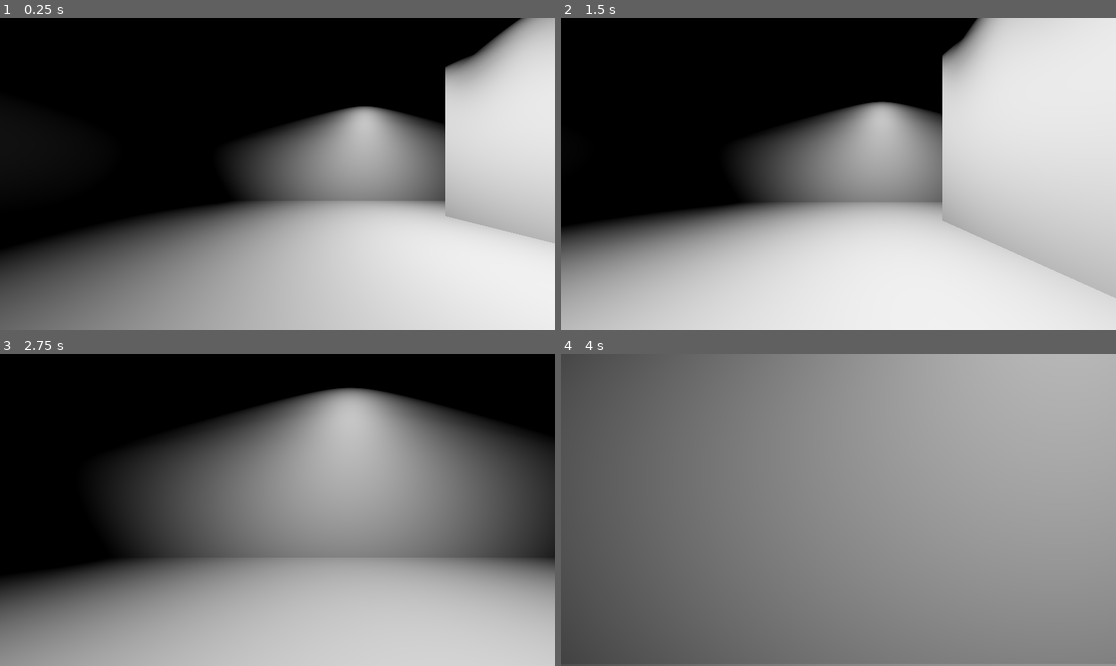
Above: before the commit, frames 1-4 (two rows, left to right).
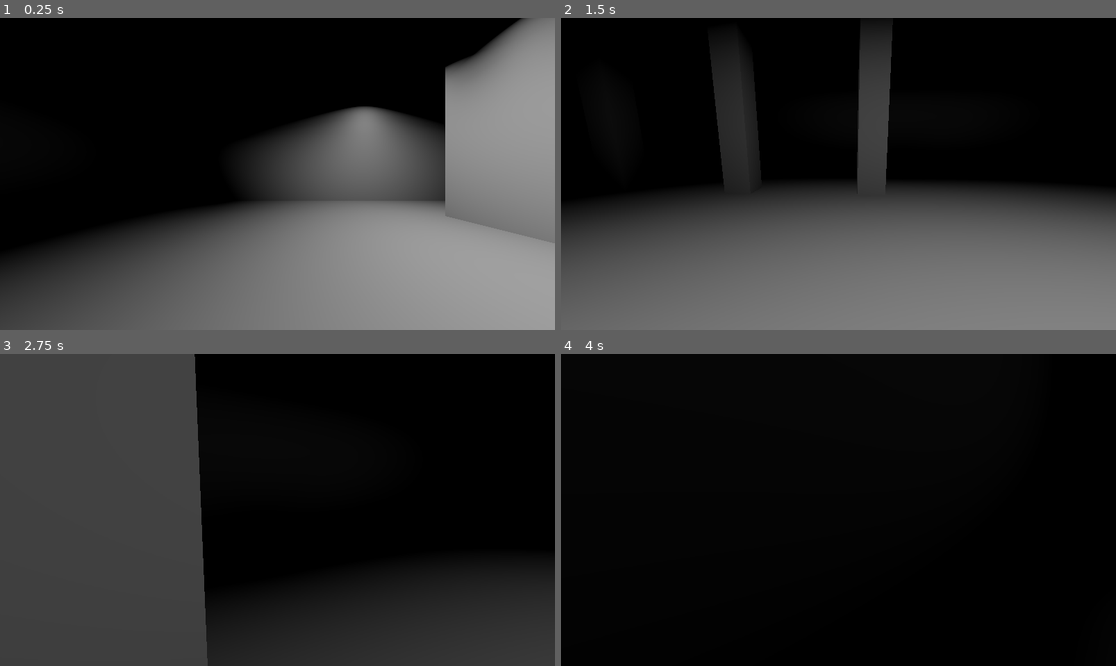
Above: after the commit, the same moments.

Repository: Simplexeon/visual-world
Game: Godot game, scene res://main.tscn
Two runs of this game, one before a commit and one after it. Both use one fixed random seed, a clock stepped at 60 frames per second and the inputs below. The engine's default icon, where the game draws it, is replaced by a stand-in: a white triangle on a blue panel in a dark square.
Inputs (mouse positions are in pixels of both pictures, inside the frame that each line leads up to):
- Up to frame 1 (0.25 s): no input
- Up to frame 2 (1.5 s): tap Enter at 0.5 s; move the mouse to (960, 158) at 0.52 s; hold H (right) 0.53-1.28 s; click (960, 158) at 0.67 s; move the mouse to (810, 174) at 1.27 s; hold D (forward) from 1.28 s (still down); click (810, 174) at 1.42 s
- Up to frame 3 (2.75 s): keep holding D (forward); move the mouse to (288, 503) at 2.02 s; click (288, 503) at 2.17 s
- Up to frame 4 (4 s): keep holding D (forward); move the mouse to (832, 516) at 2.77 s; click (832, 516) at 2.92 s; move the mouse to (877, 513) at 3.52 s; click (877, 513) at 3.67 s

The runs differ from the first frame. In frame 1, 54% of the frame differs, in the area x 0-100%, y 0-100%; in frame 2, 70%; in frame 3, 83%; in frame 4, 100%.

Commit message:
Finished creating base of the display world

Diff:
--- a/main.tscn
+++ b/main.tscn
@@ -1,7 +1,12 @@
-[gd_scene load_steps=3 format=3 uid="uid://fnnahimtwfap"]
+[gd_scene load_steps=6 format=3 uid="uid://fnnahimtwfap"]
 
 [ext_resource type="Material" uid="uid://dnieh77dyh4ot" path="res://materials/walls.tres" id="1_miht2"]
 [ext_resource type="PackedScene" uid="uid://bdu5f60gamh0i" path="res://nodes/player/player.tscn" id="2_r5r4s"]
+[ext_resource type="PackedScene" uid="uid://cpryxfj87j1jg" path="res://pieces/art_display_3d/art_display_3d.tscn" id="3_wkk5x"]
+[ext_resource type="PackedScene" uid="uid://csdn0tiq77b3o" path="res://pieces/10000_things/10000_things.tscn" id="4_487vk"]
+
+[sub_resource type="ViewportTexture" id="ViewportTexture_51vp1"]
+viewport_path = NodePath("DisplayWindow")
 
 [node name="Main" type="Node3D"]
 
@@ -72,442 +77,445 @@
 
 [node name="Lighting" type="Node3D" parent="World"]
 
-[node name="LightmapGI" type="LightmapGI" parent="World/Lighting"]
-bounce_indirect_energy = 0.5
-directional = true
-denoiser_strength = 0.15
-
 [node name="SpotLight3D" type="SpotLight3D" parent="World/Lighting"]
 transform = Transform3D(1, 0, 0, 0, -4.37114e-08, 1, 0, -1, -4.37114e-08, -4, 7.48761, 0)
-light_energy = 2.0
+light_energy = 0.8
 spot_range = 14.0
 spot_angle = 74.8765
 
 [node name="SpotLight3D2" type="SpotLight3D" parent="World/Lighting"]
 transform = Transform3D(1, 0, 0, 0, -4.37114e-08, 1, 0, -1, -4.37114e-08, -4, 7.48761, 4)
-light_energy = 2.0
+light_energy = 0.8
 spot_range = 14.0
 spot_angle = 74.8765
 
 [node name="SpotLight3D3" type="SpotLight3D" parent="World/Lighting"]
 transform = Transform3D(1, 0, 0, 0, -4.37114e-08, 1, 0, -1, -4.37114e-08, -4, 7.48761, 8)
-light_energy = 2.0
+light_energy = 0.8
 spot_range = 14.0
 spot_angle = 74.8765
 
 [node name="SpotLight3D4" type="SpotLight3D" parent="World/Lighting"]
 transform = Transform3D(1, 0, 0, 0, -4.37114e-08, 1, 0, -1, -4.37114e-08, -4, 7.48761, 12)
-light_energy = 2.0
+light_energy = 0.8
 spot_range = 14.0
 spot_angle = 74.8765
 
 [node name="SpotLight3D5" type="SpotLight3D" parent="World/Lighting"]
 transform = Transform3D(1, 0, 0, 0, -4.37114e-08, 1, 0, -1, -4.37114e-08, -4, 7.48761, 16)
-light_energy = 2.0
+light_energy = 0.8
 spot_range = 14.0
 spot_angle = 74.8765
 
 [node name="SpotLight3D6" type="SpotLight3D" parent="World/Lighting"]
 transform = Transform3D(1, 0, 0, 0, -4.37114e-08, 1, 0, -1, -4.37114e-08, 0, 7.48761, 0)
-light_energy = 2.0
+light_energy = 0.8
 spot_range = 14.0
 spot_angle = 74.8765
 
 [node name="SpotLight3D7" type="SpotLight3D" parent="World/Lighting"]
 transform = Transform3D(1, 0, 0, 0, -4.37114e-08, 1, 0, -1, -4.37114e-08, 0, 7.48761, 4)
-light_energy = 2.0
+light_energy = 0.8
 spot_range = 14.0
 spot_angle = 74.8765
 
 [node name="SpotLight3D8" type="SpotLight3D" parent="World/Lighting"]
 transform = Transform3D(1, 0, 0, 0, -4.37114e-08, 1, 0, -1, -4.37114e-08, 0, 7.48761, 8)
-light_energy = 2.0
+light_energy = 0.8
 spot_range = 14.0
 spot_angle = 74.8765
 
 [node name="SpotLight3D9" type="SpotLight3D" parent="World/Lighting"]
 transform = Transform3D(1, 0, 0, 0, -4.37114e-08, 1, 0, -1, -4.37114e-08, 0, 7.48761, 12)
-light_energy = 2.0
+light_energy = 0.8
 spot_range = 14.0
 spot_angle = 74.8765
 
 [node name="SpotLight3D10" type="SpotLight3D" parent="World/Lighting"]
 transform = Transform3D(1, 0, 0, 0, -4.37114e-08, 1, 0, -1, -4.37114e-08, 0, 7.48761, 16)
-light_energy = 2.0
+light_energy = 0.8
 spot_range = 14.0
 spot_angle = 74.8765
 
 [node name="SpotLight3D11" type="SpotLight3D" parent="World/Lighting"]
 transform = Transform3D(1, 0, 0, 0, -4.37114e-08, 1, 0, -1, -4.37114e-08, 3, 7.48761, 0)
-light_energy = 2.0
+light_energy = 0.8
 spot_range = 14.0
 spot_angle = 74.8765
 
 [node name="SpotLight3D12" type="SpotLight3D" parent="World/Lighting"]
 transform = Transform3D(1, 0, 0, 0, -4.37114e-08, 1, 0, -1, -4.37114e-08, 3, 7.48761, 4)
-light_energy = 2.0
+light_energy = 0.8
 spot_range = 14.0
 spot_angle = 74.8765
 
 [node name="SpotLight3D13" type="SpotLight3D" parent="World/Lighting"]
 transform = Transform3D(1, 0, 0, 0, -4.37114e-08, 1, 0, -1, -4.37114e-08, 3, 7.48761, 8)
-light_energy = 2.0
+light_energy = 0.8
 spot_range = 14.0
 spot_angle = 74.8765
 
 [node name="SpotLight3D14" type="SpotLight3D" parent="World/Lighting"]
 transform = Transform3D(1, 0, 0, 0, -4.37114e-08, 1, 0, -1, -4.37114e-08, 3, 7.48761, 12)
-light_energy = 2.0
+light_energy = 0.8
 spot_range = 14.0
 spot_angle = 74.8765
 
 [node name="SpotLight3D15" type="SpotLight3D" parent="World/Lighting"]
 transform = Transform3D(1, 0, 0, 0, -4.37114e-08, 1, 0, -1, -4.37114e-08, 3, 7.48761, 16)
-light_energy = 2.0
+light_energy = 0.8
 spot_range = 14.0
 spot_angle = 74.8765
 
 [node name="SpotLight3D16" type="SpotLight3D" parent="World/Lighting"]
 transform = Transform3D(1, 0, 0, 0, -4.37114e-08, 1, 0, -1, -4.37114e-08, 7, 7.48761, 0)
-light_energy = 2.0
+light_energy = 0.8
 spot_range = 14.0
 spot_angle = 74.8765
 
 [node name="SpotLight3D21" type="SpotLight3D" parent="World/Lighting"]
 transform = Transform3D(1, 0, 0, 0, -4.37114e-08, 1, 0, -1, -4.37114e-08, -4, 7.48761, 0)
-light_energy = 2.0
+light_energy = 0.8
 spot_range = 14.0
 spot_angle = 74.8765
 
 [node name="SpotLight3D22" type="SpotLight3D" parent="World/Lighting"]
 transform = Transform3D(1, 0, 0, 0, -4.37114e-08, 1, 0, -1, -4.37114e-08, -4, 7.48761, 4)
-light_energy = 2.0
+light_energy = 0.8
 spot_range = 14.0
 spot_angle = 74.8765
 
 [node name="SpotLight3D23" type="SpotLight3D" parent="World/Lighting"]
 transform = Transform3D(1, 0, 0, 0, -4.37114e-08, 1, 0, -1, -4.37114e-08, -4, 7.48761, 8)
-light_energy = 2.0
+light_energy = 0.8
 spot_range = 14.0
 spot_angle = 74.8765
 
 [node name="SpotLight3D24" type="SpotLight3D" parent="World/Lighting"]
 transform = Transform3D(1, 0, 0, 0, -4.37114e-08, 1, 0, -1, -4.37114e-08, -4, 7.48761, 12)
-light_energy = 2.0
+light_energy = 0.8
 spot_range = 14.0
 spot_angle = 74.8765
 
 [node name="SpotLight3D25" type="SpotLight3D" parent="World/Lighting"]
 transform = Transform3D(1, 0, 0, 0, -4.37114e-08, 1, 0, -1, -4.37114e-08, -4, 7.48761, 16)
-light_energy = 2.0
+light_energy = 0.8
 spot_range = 14.0
 spot_angle = 74.8765
 
 [node name="SpotLight3D26" type="SpotLight3D" parent="World/Lighting"]
 transform = Transform3D(1, 0, 0, 0, -4.37114e-08, 1, 0, -1, -4.37114e-08, 0, 7.48761, 0)
-light_energy = 2.0
+light_energy = 0.8
 spot_range = 14.0
 spot_angle = 74.8765
 
 [node name="SpotLight3D27" type="SpotLight3D" parent="World/Lighting"]
 transform = Transform3D(1, 0, 0, 0, -4.37114e-08, 1, 0, -1, -4.37114e-08, 0, 7.48761, 4)
-light_energy = 2.0
+light_energy = 0.8
 spot_range = 14.0
 spot_angle = 74.8765
 
 [node name="SpotLight3D28" type="SpotLight3D" parent="World/Lighting"]
 transform = Transform3D(1, 0, 0, 0, -4.37114e-08, 1, 0, -1, -4.37114e-08, 0, 7.48761, 8)
-light_energy = 2.0
+light_energy = 0.8
 spot_range = 14.0
 spot_angle = 74.8765
 
 [node name="SpotLight3D29" type="SpotLight3D" parent="World/Lighting"]
 transform = Transform3D(1, 0, 0, 0, -4.37114e-08, 1, 0, -1, -4.37114e-08, 0, 7.48761, 12)
-light_energy = 2.0
+light_energy = 0.8
 spot_range = 14.0
 spot_angle = 74.8765
 
 [node name="SpotLight3D30" type="SpotLight3D" parent="World/Lighting"]
 transform = Transform3D(1, 0, 0, 0, -4.37114e-08, 1, 0, -1, -4.37114e-08, 0, 7.48761, 16)
-light_energy = 2.0
+light_energy = 0.8
 spot_range = 14.0
 spot_angle = 74.8765
 
 [node name="SpotLight3D31" type="SpotLight3D" parent="World/Lighting"]
 transform = Transform3D(1, 0, 0, 0, -4.37114e-08, 1, 0, -1, -4.37114e-08, 3, 7.48761, 0)
-light_energy = 2.0
+light_energy = 0.8
 spot_range = 14.0
 spot_angle = 74.8765
 
 [node name="SpotLight3D32" type="SpotLight3D" parent="World/Lighting"]
 transform = Transform3D(1, 0, 0, 0, -4.37114e-08, 1, 0, -1, -4.37114e-08, 3, 7.48761, 4)
-light_energy = 2.0
+light_energy = 0.8
 spot_range = 14.0
 spot_angle = 74.8765
 
 [node name="SpotLight3D33" type="SpotLight3D" parent="World/Lighting"]
 transform = Transform3D(1, 0, 0, 0, -4.37114e-08, 1, 0, -1, -4.37114e-08, 3, 7.48761, 8)
-light_energy = 2.0
+light_energy = 0.8
 spot_range = 14.0
 spot_angle = 74.8765
 
 [node name="SpotLight3D34" type="SpotLight3D" parent="World/Lighting"]
 transform = Transform3D(1, 0, 0, 0, -4.37114e-08, 1, 0, -1, -4.37114e-08, 3, 7.48761, 12)
-light_energy = 2.0
+light_energy = 0.8
 spot_range = 14.0
 spot_angle = 74.8765
 
 [node name="SpotLight3D35" type="SpotLight3D" parent="World/Lighting"]
 transform = Transform3D(1, 0, 0, 0, -4.37114e-08, 1, 0, -1, -4.37114e-08, 3, 7.48761, 16)
-light_energy = 2.0
+light_energy = 0.8
 spot_range = 14.0
 spot_angle = 74.8765
 
 [node name="SpotLight3D36" type="SpotLight3D" parent="World/Lighting"]
 transform = Transform3D(1, 0, 0, 0, -4.37114e-08, 1, 0, -1, -4.37114e-08, 7, 7.48761, 0)
-light_energy = 2.0
+light_energy = 0.8
 spot_range = 14.0
 spot_angle = 74.8765
 
 [node name="SpotLight3D17" type="SpotLight3D" parent="World/Lighting"]
 transform = Transform3D(1, 0, 0, 0, -4.37114e-08, 1, 0, -1, -4.37114e-08, 7, 7.48761, 4)
-light_energy = 2.0
+light_energy = 0.8
 spot_range = 14.0
 spot_angle = 74.8765
 
 [node name="SpotLight3D18" type="SpotLight3D" parent="World/Lighting"]
 transform = Transform3D(1, 0, 0, 0, -4.37114e-08, 1, 0, -1, -4.37114e-08, 7, 7.48761, 8)
-light_energy = 2.0
+light_energy = 0.8
 spot_range = 14.0
 spot_angle = 74.8765
 
 [node name="SpotLight3D19" type="SpotLight3D" parent="World/Lighting"]
 transform = Transform3D(1, 0, 0, 0, -4.37114e-08, 1, 0, -1, -4.37114e-08, 7, 7.48761, 12)
-light_energy = 2.0
+light_energy = 0.8
 spot_range = 14.0
 spot_angle = 74.8765
 
 [node name="SpotLight3D20" type="SpotLight3D" parent="World/Lighting"]
 transform = Transform3D(1, 0, 0, 0, -4.37114e-08, 1, 0, -1, -4.37114e-08, 7, 7.48761, 16)
-light_energy = 2.0
+light_energy = 0.8
 spot_range = 14.0
 spot_angle = 74.8765
 
 [node name="SpotLight3D37" type="SpotLight3D" parent="World/Lighting"]
 transform = Transform3D(1, 0, 0, 0, -4.37114e-08, 1, 0, -1, -4.37114e-08, -4, 7.48761, -22)
-light_energy = 2.0
+light_energy = 0.8
 spot_range = 14.0
 spot_angle = 74.8765
 
 [node name="SpotLight3D38" type="SpotLight3D" parent="World/Lighting"]
 transform = Transform3D(1, 0, 0, 0, -4.37114e-08, 1, 0, -1, -4.37114e-08, -4, 7.48761, -18)
-light_energy = 2.0
+light_energy = 0.8
 spot_range = 14.0
 spot_angle = 74.8765
 
 [node name="SpotLight3D39" type="SpotLight3D" parent="World/Lighting"]
 transform = Transform3D(1, 0, 0, 0, -4.37114e-08, 1, 0, -1, -4.37114e-08, -4, 7.48761, -14)
-light_energy = 2.0
+light_energy = 0.8
 spot_range = 14.0
 spot_angle = 74.8765
 
 [node name="SpotLight3D40" type="SpotLight3D" parent="World/Lighting"]
 transform = Transform3D(1, 0, 0, 0, -4.37114e-08, 1, 0, -1, -4.37114e-08, -4, 7.48761, -10)
-light_energy = 2.0
+light_energy = 0.8
 spot_range = 14.0
 spot_angle = 74.8765
 
 [node name="SpotLight3D41" type="SpotLight3D" parent="World/Lighting"]
 transform = Transform3D(1, 0, 0, 0, -4.37114e-08, 1, 0, -1, -4.37114e-08, -4, 7.48761, -6)
-light_energy = 2.0
+light_energy = 0.8
 spot_range = 14.0
 spot_angle = 74.8765
 
 [node name="SpotLight3D42" type="SpotLight3D" parent="World/Lighting"]
 transform = Transform3D(1, 0, 0, 0, -4.37114e-08, 1, 0, -1, -4.37114e-08, 0, 7.48761, -22)
-light_energy = 2.0
+light_energy = 0.8
 spot_range = 14.0
 spot_angle = 74.8765
 
 [node name="SpotLight3D43" type="SpotLight3D" parent="World/Lighting"]
 transform = Transform3D(1, 0, 0, 0, -4.37114e-08, 1, 0, -1, -4.37114e-08, 0, 7.48761, -18)
-light_energy = 2.0
+light_energy = 0.8
 spot_range = 14.0
 spot_angle = 74.8765
 
 [node name="SpotLight3D44" type="SpotLight3D" parent="World/Lighting"]
 transform = Transform3D(1, 0, 0, 0, -4.37114e-08, 1, 0, -1, -4.37114e-08, 0, 7.48761, -14)
-light_energy = 2.0
+light_energy = 0.8
 spot_range = 14.0
 spot_angle = 74.8765
 
 [node name="SpotLight3D45" type="SpotLight3D" parent="World/Lighting"]
 transform = Transform3D(1, 0, 0, 0, -4.37114e-08, 1, 0, -1, -4.37114e-08, 0, 7.48761, -10)
-light_energy = 2.0
+light_energy = 0.8
 spot_range = 14.0
 spot_angle = 74.8765
 
 [node name="SpotLight3D46" type="SpotLight3D" parent="World/Lighting"]
 transform = Transform3D(1, 0, 0, 0, -4.37114e-08, 1, 0, -1, -4.37114e-08, 0, 7.48761, -6)
-light_energy = 2.0
+light_energy = 0.8
 spot_range = 14.0
 spot_angle = 74.8765
 
 [node name="SpotLight3D47" type="SpotLight3D" parent="World/Lighting"]
 transform = Transform3D(1, 0, 0, 0, -4.37114e-08, 1, 0, -1, -4.37114e-08, 3, 7.48761, -22)
-light_energy = 2.0
+light_energy = 0.8
 spot_range = 14.0
 spot_angle = 74.8765
 
 [node name="SpotLight3D48" type="SpotLight3D" parent="World/Lighting"]
 transform = Transform3D(1, 0, 0, 0, -4.37114e-08, 1, 0, -1, -4.37114e-08, 3, 7.48761, -18)
-light_energy = 2.0
+light_energy = 0.8
 spot_range = 14.0
 spot_angle = 74.8765
 
 [node name="SpotLight3D49" type="SpotLight3D" parent="World/Lighting"]
 transform = Transform3D(1, 0, 0, 0, -4.37114e-08, 1, 0, -1, -4.37114e-08, 3, 7.48761, -14)
-light_energy = 2.0
+light_energy = 0.8
 spot_range = 14.0
 spot_angle = 74.8765
 
 [node name="SpotLight3D50" type="SpotLight3D" parent="World/Lighting"]
 transform = Transform3D(1, 0, 0, 0, -4.37114e-08, 1, 0, -1, -4.37114e-08, 3, 7.48761, -10)
-light_energy = 2.0
+light_energy = 0.8
 spot_range = 14.0
 spot_angle = 74.8765
 
 [node name="SpotLight3D51" type="SpotLight3D" parent="World/Lighting"]
 transform = Transform3D(1, 0, 0, 0, -4.37114e-08, 1, 0, -1, -4.37114e-08, 3, 7.48761, -6)
-light_energy = 2.0
+light_energy = 0.8
 spot_range = 14.0
 spot_angle = 74.8765
 
 [node name="SpotLight3D52" type="SpotLight3D" parent="World/Lighting"]
 transform = Transform3D(1, 0, 0, 0, -4.37114e-08, 1, 0, -1, -4.37114e-08, 7, 7.48761, -22)
-light_energy = 2.0
+light_energy = 0.8
 spot_range = 14.0
 spot_angle = 74.8765
 
 [node name="SpotLight3D53" type="SpotLight3D" parent="World/Lighting"]
 transform = Transform3D(1, 0, 0, 0, -4.37114e-08, 1, 0, -1, -4.37114e-08, -4, 7.48761, -22)
-light_energy = 2.0
+light_energy = 0.8
 spot_range = 14.0
 spot_angle = 74.8765
 
 [node name="SpotLight3D54" type="SpotLight3D" parent="World/Lighting"]
 transform = Transform3D(1, 0, 0, 0, -4.37114e-08, 1, 0, -1, -4.37114e-08, -4, 7.48761, -18)
-light_energy = 2.0
+light_energy = 0.8
 spot_range = 14.0
 spot_angle = 74.8765
 
 [node name="SpotLight3D55" type="SpotLight3D" parent="World/Lighting"]
 transform = Transform3D(1, 0, 0, 0, -4.37114e-08, 1, 0, -1, -4.37114e-08, -4, 7.48761, -14)
-light_energy = 2.0
+light_energy = 0.8
 spot_range = 14.0
 spot_angle = 74.8765
 
 [node name="SpotLight3D56" type="SpotLight3D" parent="World/Lighting"]
 transform = Transform3D(1, 0, 0, 0, -4.37114e-08, 1, 0, -1, -4.37114e-08, -4, 7.48761, -10)
-light_energy = 2.0
+light_energy = 0.8
 spot_range = 14.0
 spot_angle = 74.8765
 
 [node name="SpotLight3D57" type="SpotLight3D" parent="World/Lighting"]
 transform = Transform3D(1, 0, 0, 0, -4.37114e-08, 1, 0, -1, -4.37114e-08, -4, 7.48761, -6)
-light_energy = 2.0
+light_energy = 0.8
 spot_range = 14.0
 spot_angle = 74.8765
 
 [node name="SpotLight3D58" type="SpotLight3D" parent="World/Lighting"]
 transform = Transform3D(1, 0, 0, 0, -4.37114e-08, 1, 0, -1, -4.37114e-08, 0, 7.48761, -22)
-light_energy = 2.0
+light_energy = 0.8
 spot_range = 14.0
 spot_angle = 74.8765
 
 [node name="SpotLight3D59" type="SpotLight3D" parent="World/Lighting"]
 transform = Transform3D(1, 0, 0, 0, -4.37114e-08, 1, 0, -1, -4.37114e-08, 0, 7.48761, -18)
-light_energy = 2.0
+light_energy = 0.8
 spot_range = 14.0
 spot_angle = 74.8765
 
 [node name="SpotLight3D60" type="SpotLight3D" parent="World/Lighting"]
 transform = Transform3D(1, 0, 0, 0, -4.37114e-08, 1, 0, -1, -4.37114e-08, 0, 7.48761, -14)
-light_energy = 2.0
+light_energy = 0.8
 spot_range = 14.0
 spot_angle = 74.8765
 
 [node name="SpotLight3D61" type="SpotLight3D" parent="World/Lighting"]
 transform = Transform3D(1, 0, 0, 0, -4.37114e-08, 1, 0, -1, -4.37114e-08, 0, 7.48761, -10)
-light_energy = 2.0
+light_energy = 0.8
 spot_range = 14.0
 spot_angle = 74.8765
 
 [node name="SpotLight3D62" type="SpotLight3D" parent="World/Lighting"]
 transform = Transform3D(1, 0, 0, 0, -4.37114e-08, 1, 0, -1, -4.37114e-08, 0, 7.48761, -6)
-light_energy = 2.0
+light_energy = 0.8
 spot_range = 14.0
 spot_angle = 74.8765
 
 [node name="SpotLight3D63" type="SpotLight3D" parent="World/Lighting"]
 transform = Transform3D(1, 0, 0, 0, -4.37114e-08, 1, 0, -1, -4.37114e-08, 3, 7.48761, -22)
-light_energy = 2.0
+light_energy = 0.8
 spot_range = 14.0
 spot_angle = 74.8765
 
 [node name="SpotLight3D64" type="SpotLight3D" parent="World/Lighting"]
 transform = Transform3D(1, 0, 0, 0, -4.37114e-08, 1, 0, -1, -4.37114e-08, 3, 7.48761, -18)
-light_energy = 2.0
+light_energy = 0.8
 spot_range = 14.0
 spot_angle = 74.8765
 
 [node name="SpotLight3D65" type="SpotLight3D" parent="World/Lighting"]
 transform = Transform3D(1, 0, 0, 0, -4.37114e-08, 1, 0, -1, -4.37114e-08, 3, 7.48761, -14)
-light_energy = 2.0
+light_energy = 0.8
 spot_range = 14.0
 spot_angle = 74.8765
 
 [node name="SpotLight3D66" type="SpotLight3D" parent="World/Lighting"]
 transform = Transform3D(1, 0, 0, 0, -4.37114e-08, 1, 0, -1, -4.37114e-08, 3, 7.48761, -10)
-light_energy = 2.0
+light_energy = 0.8
 spot_range = 14.0
 spot_angle = 74.8765
 
 [node name="SpotLight3D67" type="SpotLight3D" parent="World/Lighting"]
 transform = Transform3D(1, 0, 0, 0, -4.37114e-08, 1, 0, -1, -4.37114e-08, 3, 7.48761, -6)
-light_energy = 2.0
+light_energy = 0.8
 spot_range = 14.0
 spot_angle = 74.8765
 
 [node name="SpotLight3D68" type="SpotLight3D" parent="World/Lighting"]
 transform = Transform3D(1, 0, 0, 0, -4.37114e-08, 1, 0, -1, -4.37114e-08, 7, 7.48761, -22)
-light_energy = 2.0
+light_energy = 0.8
 spot_range = 14.0
 spot_angle = 74.8765
 
 [node name="SpotLight3D69" type="SpotLight3D" parent="World/Lighting"]
 transform = Transform3D(1, 0, 0, 0, -4.37114e-08, 1, 0, -1, -4.37114e-08, 7, 7.48761, -18)
-light_energy = 2.0
+light_energy = 0.8
 spot_range = 14.0
 spot_angle = 74.8765
 
 [node name="SpotLight3D70" type="SpotLight3D" parent="World/Lighting"]
 transform = Transform3D(1, 0, 0, 0, -4.37114e-08, 1, 0, -1, -4.37114e-08, 7, 7.48761, -14)
-light_energy = 2.0
+light_energy = 0.8
 spot_range = 14.0
 spot_angle = 74.8765
 
 [node name="SpotLight3D71" type="SpotLight3D" parent="World/Lighting"]
 transform = Transform3D(1, 0, 0, 0, -4.37114e-08, 1, 0, -1, -4.37114e-08, 7, 7.48761, -10)
-light_energy = 2.0
+light_energy = 0.8
 spot_range = 14.0
 spot_angle = 74.8765
 
 [node name="SpotLight3D72" type="SpotLight3D" parent="World/Lighting"]
 transform = Transform3D(1, 0, 0, 0, -4.37114e-08, 1, 0, -1, -4.37114e-08, 7, 7.48761, -6)
-light_energy = 2.0
+light_energy = 0.8
 spot_range = 14.0
 spot_angle = 74.8765
 
 [node name="Player" parent="." instance=ExtResource("2_r5r4s")]
 transform = Transform3D(1.3, 0, 0, 0, 1.3, 0, 0, 0, 1.3, 0, 0.89452, -7.19529)
+
+[node name="Displays" type="Node3D" parent="."]
+
+[node name="10000 Things" parent="Displays" instance=ExtResource("3_wkk5x")]
+transform = Transform3D(-4.37114e-08, 0, 1, 0, 1, 0, -1, 0, -4.37114e-08, 8.41334, 3.33411, -8.53927)
+texture = SubResource("ViewportTexture_51vp1")
+ArtPiece = ExtResource("4_487vk")
+Size = Vector2(700, 600)
--- a/nodes/player/player.gd
+++ b/nodes/player/player.gd
@@ -5,6 +5,12 @@
 
 @export var Speed : float = 5.0;
 
+@export var MouseSens : float = 0.3;
+
+
+# Components
+
+@onready var Camera : Camera3D = $Camera3D;
 
 
 # Processes
@@ -14,6 +20,12 @@
 	if(event is InputEventMouseButton):
 		if(event.button_index == 1 and event.pressed):
 			Input.mouse_mode = Input.MOUSE_MODE_CAPTURED;
+
+	if(event is InputEventMouseMotion and Input.mouse_mode == Input.MOUSE_MODE_CAPTURED):
+		var motion : Vector2 = event.screen_relative;
+		rotate_y(deg_to_rad(motion.x * MouseSens * -1));
+		Camera.rotate_x(deg_to_rad(motion.y * MouseSens * -1));
+
 
 	if(event.is_action_pressed("ui_cancel")):
 		Input.mouse_mode = Input.MOUSE_MODE_VISIBLE;
--- /dev/null
+++ b/pieces/10000_things/10000_things.tscn
@@ -0,0 +1,41 @@
+[gd_scene load_steps=2 format=3 uid="uid://csdn0tiq77b3o"]
+
+[ext_resource type="Texture2D" uid="uid://bvpamt3rt0klt" path="res://icon.svg" id="1_6snvh"]
+
+[node name="10000 Things" type="Node2D"]
+
+[node name="Sprite2D" type="Sprite2D" parent="."]
+position = Vector2(-217, -160)
+texture = ExtResource("1_6snvh")
+
+[node name="Sprite2D2" type="Sprite2D" parent="."]
+position = Vector2(193, -212)
+texture = ExtResource("1_6snvh")
+
+[node name="Sprite2D3" type="Sprite2D" parent="."]
+position = Vector2(-96, 174)
+texture = ExtResource("1_6snvh")
+
+[node name="Sprite2D4" type="Sprite2D" parent="."]
+position = Vector2(204, 155)
+texture = ExtResource("1_6snvh")
+
+[node name="Sprite2D5" type="Sprite2D" parent="."]
+position = Vector2(4, -21)
+texture = ExtResource("1_6snvh")
+
+[node name="Sprite2D6" type="Sprite2D" parent="."]
+position = Vector2(-437, 168)
+texture = ExtResource("1_6snvh")
+
+[node name="Sprite2D7" type="Sprite2D" parent="."]
+position = Vector2(-45, -202)
+texture = ExtResource("1_6snvh")
+
+[node name="Sprite2D8" type="Sprite2D" parent="."]
+position = Vector2(-231, 27)
+texture = ExtResource("1_6snvh")
+
+[node name="Sprite2D9" type="Sprite2D" parent="."]
+position = Vector2(177, -41)
+texture = ExtResource("1_6snvh")
--- /dev/null
+++ b/pieces/art_display_3d/art_display_3d.gd
@@ -0,0 +1,65 @@
+@tool
+extends Sprite3D
+class_name ArtDisplay3D
+
+# Parameters
+
+@export var ArtPiece : PackedScene :
+	set(value):
+		ArtPiece = value;
+
+		if(!is_node_ready()):
+			return;
+
+		if(Engine.is_editor_hint()):
+			create_piece(ArtPiece);
+
+
+@export var Size : Vector2 = Vector2(512, 512) :
+	set(value):
+		Size = value;
+
+		if(!is_node_ready()):
+			return;
+
+		DisplayWindow.size = Size;
+
+		var half_size : Vector2 = Size * .5;
+
+		var window_children : Array[Node] = DisplayWindow.get_children();
+		for item in window_children:
+			if(item is Node2D):
+				item.global_position = half_size;
+
+
+
+# Components
+
+@onready var DisplayWindow : SubViewport = $DisplayWindow;
+
+
+# Processes
+
+func _ready() -> void:
+
+	if(!Engine.is_editor_hint()):
+		create_piece(ArtPiece);
+
+		Size = Size;
+
+	texture = DisplayWindow.get_texture();
+
+
+
+# Functions
+
+func create_piece(scene : PackedScene) -> void:
+	var window_children : Array[Node] = DisplayWindow.get_children();
+	for child in window_children:
+		DisplayWindow.remove_child(child);
+
+	var node : Node = ArtPiece.instantiate();
+	DisplayWindow.add_child(node);
+
+	if(node is Node2D):
+		node.global_position = Size * .5;
--- /dev/null
+++ b/pieces/art_display_3d/art_display_3d.tscn
@@ -0,0 +1,8 @@
+[gd_scene load_steps=2 format=3 uid="uid://cpryxfj87j1jg"]
+
+[ext_resource type="Script" path="res://pieces/art_display_3d/art_display_3d.gd" id="1_brr27"]
+
+[node name="ArtDisplay3D" type="Sprite3D"]
+script = ExtResource("1_brr27")
+
+[node name="DisplayWindow" type="SubViewport" parent="."]
